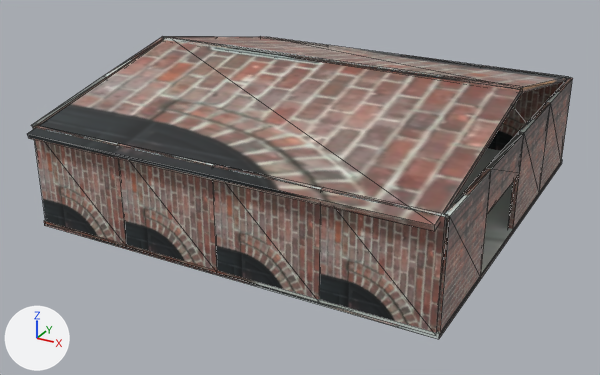
A saved change to the glTF model assets/building1.glb.
Rendered twice from a camera (50 mm lens) standing at (3.35, -14.43, 7.15) and looking at (-4.2, -0.7, 0.29). Arrows for +X, +Y and +Z are at lower left; the lights stay in place. Mesh edges are drawn as thin lines. Vertices at the same position are counted once.
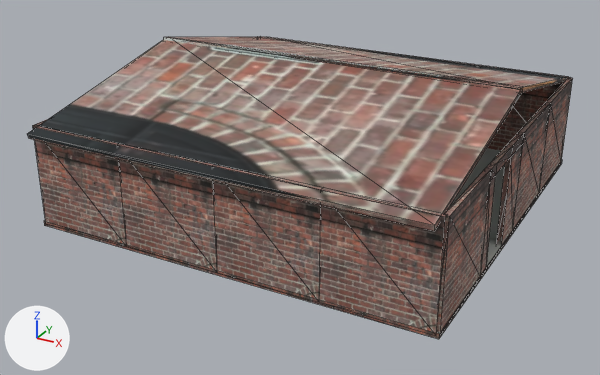
Where the newer file only moved an object's origin or applied its transform, the numbers keep the older frame.

What differs and where, as boxes (x1, y1, x2, y2) in the pictures (600 x 375 px):
'Cube.021', reshaped, moved, rescaled (13% wider, 72% taller)
    before: (486, 132, 524, 214)
    after: (481, 132, 524, 274)
'Cube.008', reshaped, moved, turned (not visible afterwards)
    before: (31, 37, 164, 127)
part 1 of me_cube_020, surface changed (grey to brown)
    both: (44, 221, 439, 339)
part 2 of me_cube_004, surface changed
    both: (319, 188, 447, 333)
part 3 of me_cube_005, surface changed
    both: (212, 165, 322, 299)
part 4 of me_cube_006, surface changed
    both: (117, 144, 217, 270)
part 5 of me_cube_007, surface changed
    both: (33, 125, 126, 244)

Diff of the bpy script that builds the scene:
```diff
--- a/assets/building1.glb.py
+++ b/assets/building1.glb.py
@@ me_cube_004 @@
 me_cube_004.from_pydata(...)  # 8 vertices, 12 faces; spans x -2.0..0.0, y -4.05..-3.95, z 0.0..2.0
+# me_cube_004 part 2: texture (UV) coordinates of 12 of 12 faces, centred in x -2.0..0.0, y -4.05..-3.95, z 0.0..2.0, changed; they spanned u 0.12..0.88, v 0.0..1.0 and now span u 0.01..0.42, v 0.45..1.0
 me_cube_004.materials.append(mat_material)
@@ me_cube_005 @@
 me_cube_005.from_pydata(...)  # 8 vertices, 12 faces; spans x -4.0..-2.0, y -4.05..-3.95, z 0.0..2.0
+# me_cube_005 part 3: texture (UV) coordinates of 12 of 12 faces, centred in x -4.0..-2.0, y -4.05..-3.95, z 0.0..2.0, changed; they spanned u 0.12..0.88, v 0.0..1.0 and now span u 0.01..0.42, v 0.45..1.0
 me_cube_005.materials.append(mat_material)
@@ me_cube_006 @@
 me_cube_006.from_pydata(...)  # 8 vertices, 12 faces; spans x -6.0..-4.0, y -4.05..-3.95, z 0.0..2.0
+# me_cube_006 part 4: texture (UV) coordinates of 12 of 12 faces, centred in x -6.0..-4.0, y -4.05..-3.95, z 0.0..2.0, changed; they spanned u 0.12..0.88, v 0.0..1.0 and now span u 0.01..0.42, v 0.45..1.0
 me_cube_006.materials.append(mat_material)
@@ me_cube_007 @@
 me_cube_007.from_pydata(...)  # 8 vertices, 12 faces; spans x -8.0..-6.0, y -4.05..-3.95, z 0.0..2.0
+# me_cube_007 part 5: texture (UV) coordinates of 12 of 12 faces, centred in x -8.0..-6.0, y -4.05..-3.95, z 0.0..2.0, changed; they spanned u 0.12..0.88, v 0.0..1.0 and now span u 0.01..0.42, v 0.45..1.0
 me_cube_007.materials.append(mat_material)
@@ me_cube_008 @@
-me_cube_008.from_pydata(...)  # 16 vertices, 28 faces; spans x -8.05..-7.95, y -4.03..0.0, z 0.0..2.83
+me_cube_008.from_pydata(...)  # 8 vertices, 12 faces; spans x -0.05..0.05, y -1.0..1.0, z 0.0..2.0
+# me_cube_008 part 6: 16 vertices removed from x -8.05..-7.95, y -4.03..0.0, z 0.0..2.83
 me_cube_008.materials.append(mat_material)
@@ me_cube_020 @@
 me_cube_020.from_pydata(...)  # 8 vertices, 12 faces; spans x -8.05..0.05, y -4.05..4.05, z -0.05..0.05
+# me_cube_020 part 1: texture (UV) coordinates of 2 of 12 faces, centred in x -5.35..-2.65, y -4.05, z -0.02..0.02, changed; they spanned u 0.38..0.62, v 0.0..0.25 and now span u -1.41..1.9, v 0.91..0.95
 me_cube_020.materials.append(mat_material)
@@ me_cube_021 @@
 # used by ob_cube_021; location = (0.0, 2.0, 1.2); scale = (1.0, 1.0, 0.4)
-me_cube_021.from_pydata(...)  # 8 vertices, 12 faces; spans x -0.05..0.05, y -4.0..-2.0, z 0.0..2.0
+me_cube_021.from_pydata(...)  # 24 vertices, 40 faces; spans x -0.05..0.05, y -1.0..1.0, z 0.0..2.0
+# me_cube_021 part 7: 8 vertices removed from x -0.05..0.05, y -4.0..-2.0, z 0.0..2.0; 24 vertices added at x -0.05..0.05, y -1.0..1.0, z 0.0..2.0
 me_cube_021.materials.append(mat_material)
@@ ob_cube_008 @@
 ob_cube_008 = bpy.data.objects.new('Cube.008', me_cube_008)
-ob_cube_008.location = (0.0, 0.0, 0.0)
+ob_cube_008.location = (-8.0, 3.0, 0.0)
+ob_cube_008.rotation_euler = (0.0, 0.0, -3.142)  # degrees (0, 0, -180)
@@ ob_cube_021 @@
 ob_cube_021 = bpy.data.objects.new('Cube.021', me_cube_021)
-ob_cube_021.location = (0.0, 2.0, 1.2)
-ob_cube_021.scale = (1.0, 1.0, 0.4)
+ob_cube_021.location = (0.0, -1.0, 0.0)
```
